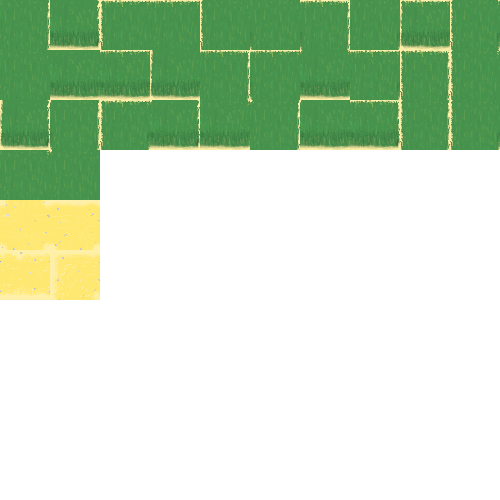
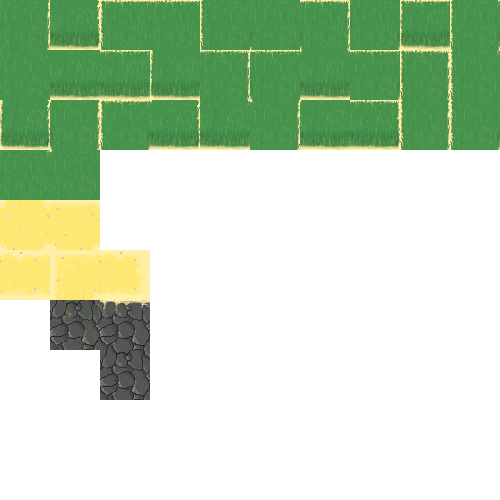
The second 500×500 image is a revision of the first. Changes to its layers:
added layer "Path DeadEnd" in group "Paths" over box(100, 250, 150, 300)
added group "Rocks" with 3 layers in group "Blocks" over box(50, 300, 150, 400)
added layer "Rock_Top" in group "Rocks" over box(100, 300, 150, 350)
added layer "Rock_NoSides copy" in group "Rocks" over box(50, 300, 100, 350)
added layer "Rock_NoSides" in group "Rocks" over box(100, 350, 150, 400)
